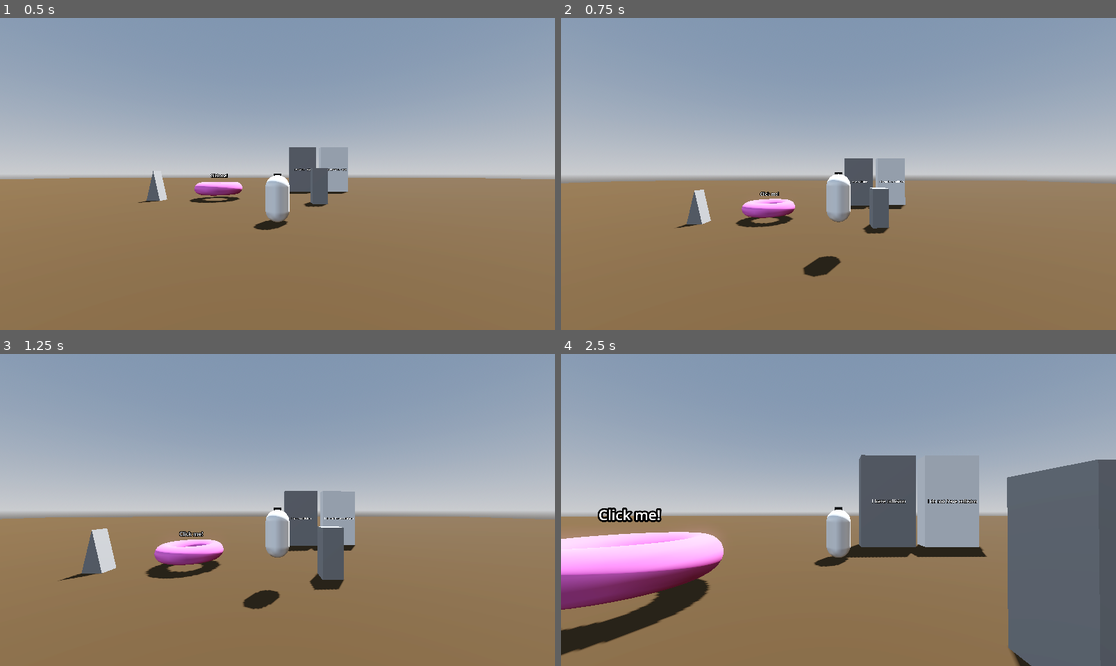
Above: before the commit, frames 1-4 (two rows, left to right).
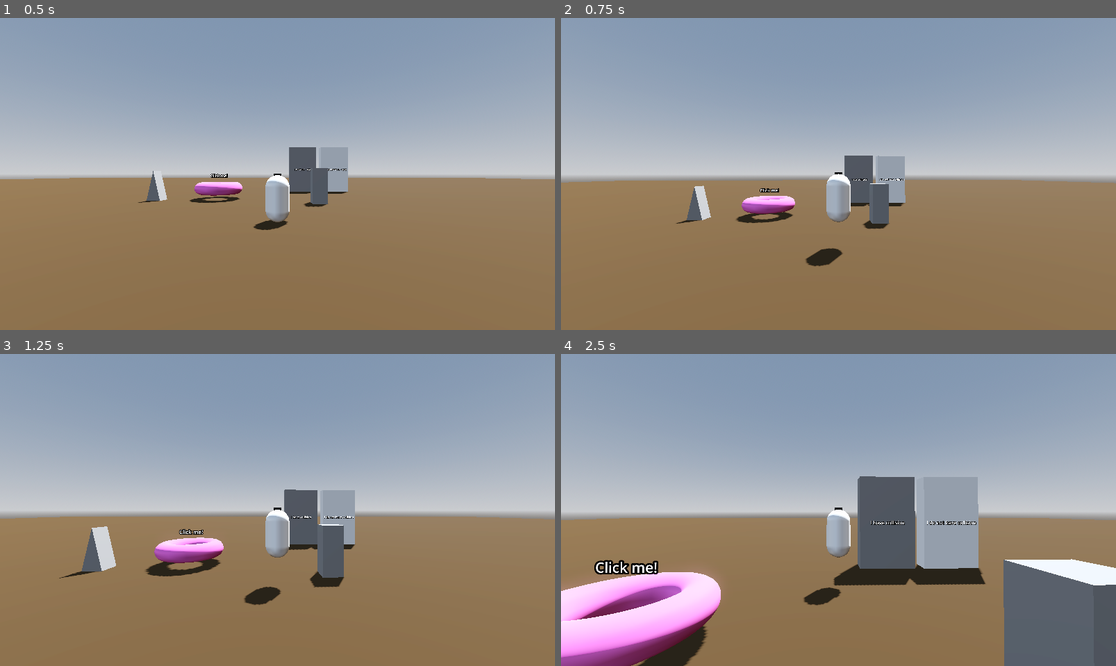
Above: after the commit, the same moments.

Repository: Gjosti/dev-sandbox
Game: Godot game, scene res://Levels/sandbox_level.tscn
Same seed, same stepped clock (60 frames per second), same inputs: the game is played once before the commit and once after it.
Inputs (mouse positions are in pixels of both pictures, inside the frame that each line leads up to):
- Up to frame 1 (0.5 s): no input
- Up to frame 2 (0.75 s): tap Enter at 0.5 s; move the mouse to (866, 174) at 0.52 s; hold W (move_forward) from 0.53 s (still down); tap Space (jump) at 0.6 s; click (866, 174) at 0.67 s
- Up to frame 3 (1.25 s): keep holding W (move_forward); tap Space (jump) at 0.77, 1.07 s
- Up to frame 4 (2.5 s): keep holding W (move_forward); move the mouse to (810, 510) at 1.27 s; click (810, 510) at 1.35 s; tap Space (jump) at 1.52, 1.55, 1.82, 2.3 s; move the mouse to (849, 503) at 2.02 s; hold Ctrl (crouch) from 2.03 s (still down)

Frame 1 is identical in both runs. In frame 2, 1.9% of the frame differs, in the area x 0-100%, y 44-84%; in frame 3, 1.5%; in frame 4, 24%, in the area x 0-100%, y 32-100%.
Error after the commit: Invalid access to property or key 'jumps_left' on a base object of type 'CharacterBody3D (Player)'. (res://Player/jump.gd:33)

Commit message:
Modular approach: Jump separated into it's own node and script

Diff:
--- a/Player/Player.tscn
+++ b/Player/Player.tscn
@@ -1,9 +1,10 @@
-[gd_scene load_steps=7 format=3 uid="uid://be1k25cx46lxo"]
+[gd_scene load_steps=8 format=3 uid="uid://be1k25cx46lxo"]
 
 [ext_resource type="Script" uid="uid://bf26qmpmlw17r" path="res://Player/player.gd" id="1_3qydi"]
 [ext_resource type="PackedScene" uid="uid://co5s7037hupeh" path="res://Player/dash.tscn" id="3_tok1r"]
 [ext_resource type="PackedScene" uid="uid://dntcr487ilb6w" path="res://Player/crouch.tscn" id="4_8g4oa"]
 [ext_resource type="PackedScene" uid="uid://bedml0okde3l1" path="res://Player/rig.tscn" id="4_ddoul"]
+[ext_resource type="PackedScene" uid="uid://b1veppx83glta" path="res://Player/jump.tscn" id="5_8g4oa"]
 
 [sub_resource type="CapsuleShape3D" id="CapsuleShape3D_tok1r"]
 
@@ -40,4 +41,7 @@
 [node name="Crouch" parent="." node_paths=PackedStringArray("player") instance=ExtResource("4_8g4oa")]
 player = NodePath("..")
 
+[node name="Jump" parent="." node_paths=PackedStringArray("player") instance=ExtResource("5_8g4oa")]
+player = NodePath("..")
+
 [editable path="RigPivot/Rig"]
--- /dev/null
+++ b/Player/jump.gd
@@ -0,0 +1,39 @@
+extends Node3D
+
+@export var player: Player
+@export var jump_height: float = 4
+@export var jump_time_to_peak: float = 0.5
+@export var jump_time_to_descent: float = 0.25
+@export var extra_jumps: int = 1
+
+@onready var jump_velocity: float = (2.0 * jump_height) / jump_time_to_peak
+@onready var jump_gravity: float = (-2.0 * jump_height) / (jump_time_to_peak * jump_time_to_peak)
+@onready var fall_gravity: float = (-2.0 * jump_height) / (jump_time_to_peak * jump_time_to_descent)
+@onready var jumps_left: int = extra_jumps
+
+
+# Called when the node enters the scene tree for the first time.
+func _ready() -> void:
+	pass # Replace with function body.
+
+	if player.is_on_floor():
+		jumps_left = extra_jumps
+
+
+# Called every frame. 'delta' is the elapsed time since the previous frame.
+func _physics_process(delta: float) -> void:
+	handle_jump_input()
+
+func handle_jump_input() -> void:
+	if Input.is_action_just_pressed("jump"):
+		if player.is_on_floor() or player.coyote_timer > 0.0:
+			player.velocity.y = jump_velocity
+			player.coyote_timer = 0.0
+			player.rig.travel("Jump")
+		elif player.jumps_left > 0:
+			player.jumps_left -= 1
+			player.velocity.y = jump_velocity
+			player.rig.travel("Jump")
+
+func get_gravity(current_velocity_y: float) -> float:
+	return jump_gravity if current_velocity_y > 0.0 else fall_gravity
--- /dev/null
+++ b/Player/jump.tscn
@@ -0,0 +1,6 @@
+[gd_scene load_steps=2 format=3 uid="uid://b1veppx83glta"]
+
+[ext_resource type="Script" uid="uid://dvvekfq42rrne" path="res://Player/jump.gd" id="1_qnl1h"]
+
+[node name="Jump" type="Node3D"]
+script = ExtResource("1_qnl1h")
--- a/Player/player.gd
+++ b/Player/player.gd
@@ -3,10 +3,6 @@
 
 # Movement Settings
 @export_group("Movement Settings")
-@export var jump_height: float = 4
-@export var jump_time_to_peak: float = 0.5
-@export var jump_time_to_descent: float = 0.25
-@export var extra_jumps: int = 1
 @export var speed: float = 6.0
 @export_range (0, 30, 0.5) var air_control_lerp: float = 10 # Controls air movement responsiveness
 
@@ -21,7 +17,6 @@
 
 # State Variables
 var _look := Vector2.ZERO
-var jumps_left: int = extra_jumps
 var previous_velocity: Vector3
 var coyote_time: float = 0.1
 var coyote_timer: float = 0.0
@@ -35,11 +30,7 @@
 @onready var rig_pivot: Node3D = $RigPivot
 @onready var rig: Node3D = $RigPivot/Rig
 @onready var camera_arm: SpringArm3D = $HorizontalPivot/VerticalPivot/CameraArm
-
-# Calculated Jump Variables
-@onready var jump_velocity: float = (2.0 * jump_height) / jump_time_to_peak
-@onready var jump_gravity: float = (-2.0 * jump_height) / (jump_time_to_peak * jump_time_to_peak)
-@onready var fall_gravity: float = (-2.0 * jump_height) / (jump_time_to_peak * jump_time_to_descent)
+@onready var jump: Node = $Jump # or the correct path to your jump node
 
 # Initialization
 func _ready() -> void:
@@ -52,7 +43,7 @@
 	handle_movement(delta)
 	handle_air_control(delta)
 	# handle_dash_input()
-	handle_jump_input()
+
 
 	move_and_slide()
 	previous_velocity = velocity
@@ -66,11 +57,10 @@
 # Gravity
 func apply_gravity(delta: float) -> void:
 	velocity.y += get_player_gravity() * delta
-	if is_on_floor():
-		jumps_left = extra_jumps
+
 
 func get_player_gravity() -> float:
-	return jump_gravity if velocity.y > 0.0 else fall_gravity
+	return jump.get_gravity(velocity.y)
 
 # Movement
 func handle_movement(delta: float) -> void:
@@ -113,16 +103,7 @@
 	if Input.mouse_mode == Input.MOUSE_MODE_CAPTURED and event is InputEventMouseMotion:
 		_look += -event.relative * mouse_sensitivity
 
-func handle_jump_input() -> void:
-	if Input.is_action_just_pressed("jump"):
-		if is_on_floor() or coyote_timer > 0.0:
-			velocity.y = jump_velocity
-			coyote_timer = 0.0
-			rig.travel("Jump")
-		elif jumps_left > 0:
-			jumps_left -= 1
-			velocity.y = jump_velocity
-			rig.travel("Jump")
+
 
 
 func handle_attack_input(event: InputEvent) -> void:
Not shown, added: Player/jump.gd.uid
